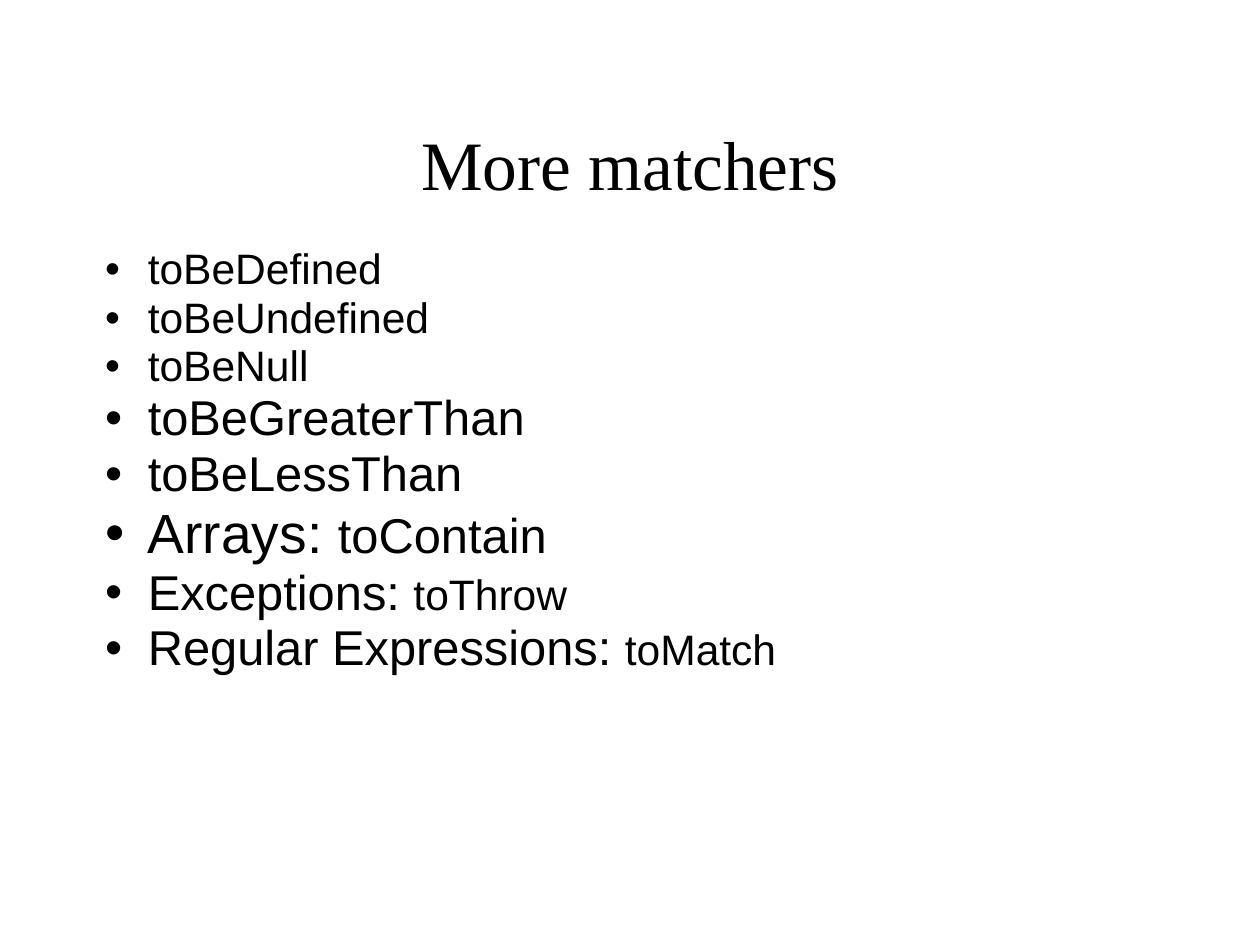
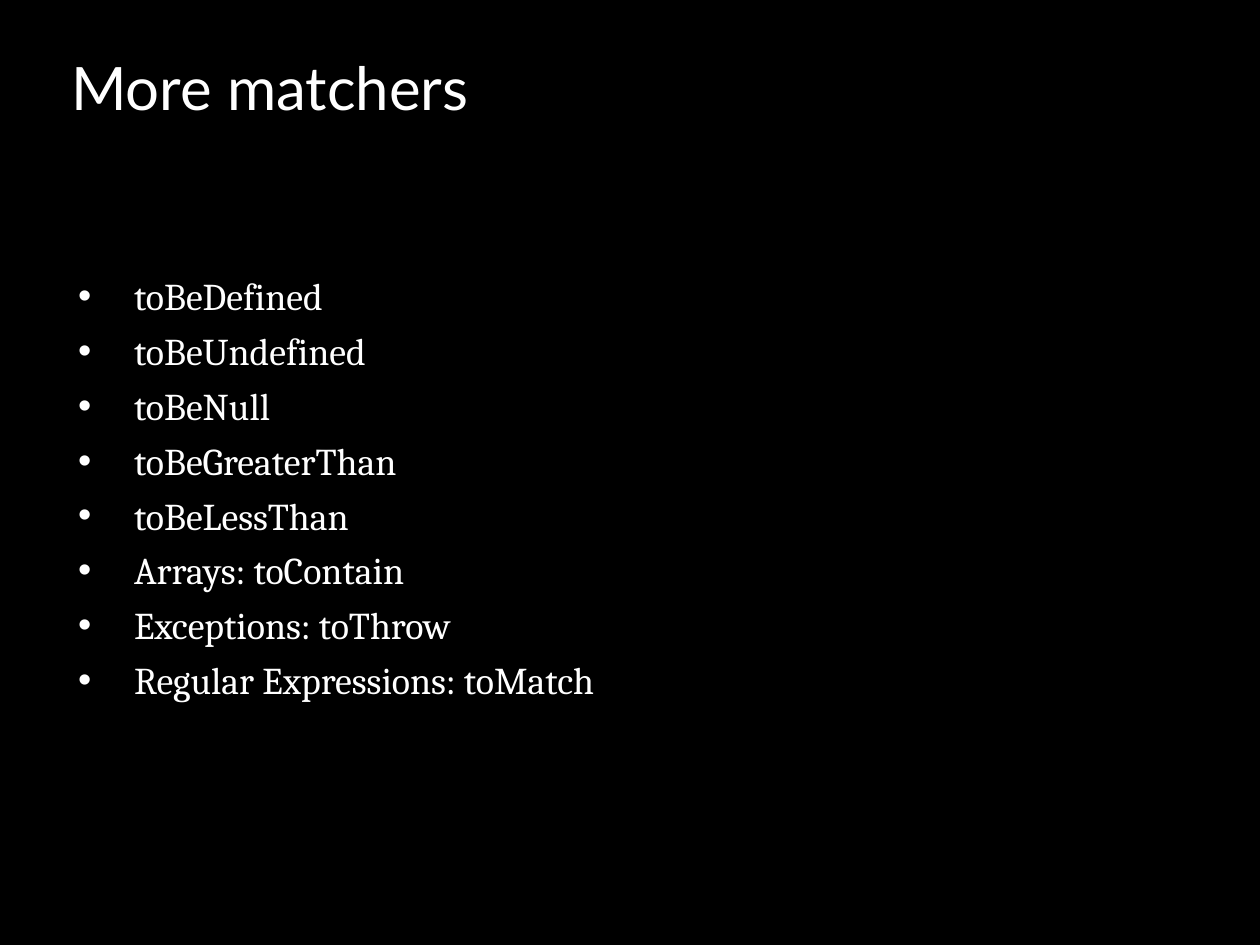
Before and after one commit to jomontanari/JasmineBowlingGame, a slide deck: slide 8 of TestingJavaScript_with_Jasmine.ppt. Drawn at 1260x945 pixels with LibreOffice and Linux fonts; fonts in the diff are those of the drawing; background and template pictures are left out. Boxes give left, top, right and bottom in pixels: in the first picture for what was removed or moved away, otherwise in the second. Text is boxed around its words. In the diff, an @@ line names an element or a change of style, - is before the commit and + after.

```diff
--- a/TestingJavaScript_with_Jasmine.ppt
+++ b/TestingJavaScript_with_Jasmine.ppt
@@ background #FFFFFF to #000000 @@
@@ title "More matchers": place and size @@
-title "More matchers" at [421, 142, 839, 191]
+title "More matchers" at [71, 66, 468, 111]
@@ title "More matchers" at [71, 66, 468, 111]: size 44 to 38 pt, font Times New Roman to Lato, text colour #000000 to #FFFFFF; alignment centre to left; vertical alignment middle to top @@
@@ text "toBeDefined": place and size @@
-text "toBeDefined" at [148, 253, 776, 675]
+text "toBeDefined" at [134, 283, 594, 703]
@@ text "toBeDefined" at [134, 283, 594, 703]: size 27 to 24 pt in "toBeDefined", "toBeUndefined", "toBeNull", "toThrow" and 1 more places; font Arial to Cambria, text colour #000000 to #FFFFFF; size 31 to 24 pt in "toBeGreaterThan", "toBeLessThan", "toContain", "Exceptions:" and 1 more places; size 35 to 24 pt in "Arrays:"; indent changed; line spacing 0.95 to 1; more space between paragraphs; bullet colour #000000 to #FFFFFF @@
```
Also in this commit, not shown: 14 other slides changed, 3 slides added, 3 slides removed.
